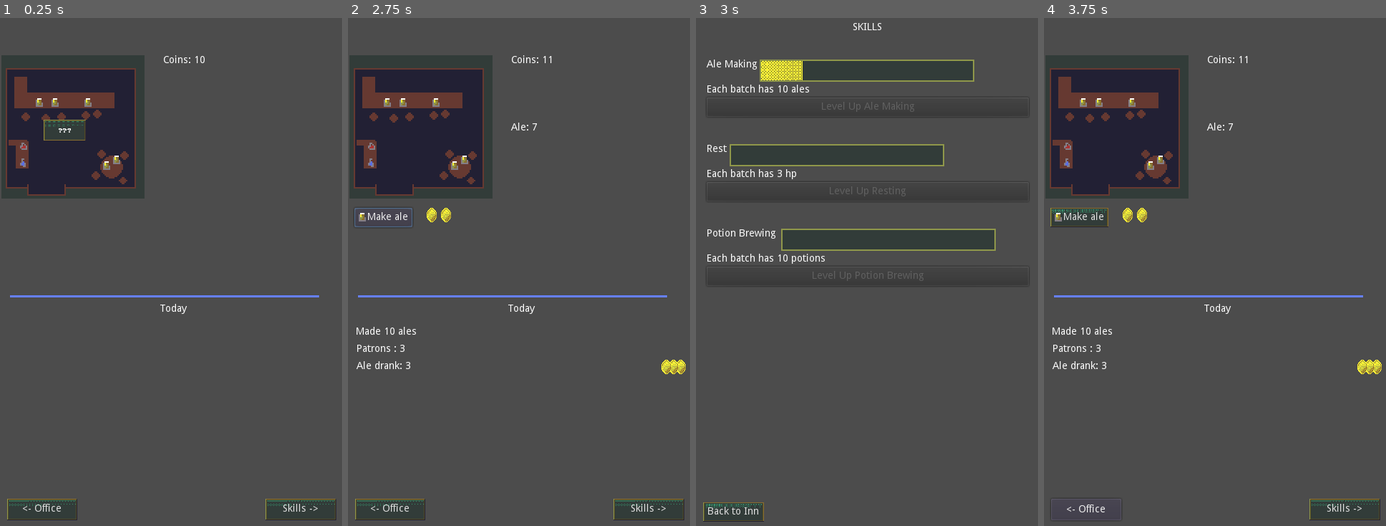
Above: before the commit, frames 1-4 (left to right).
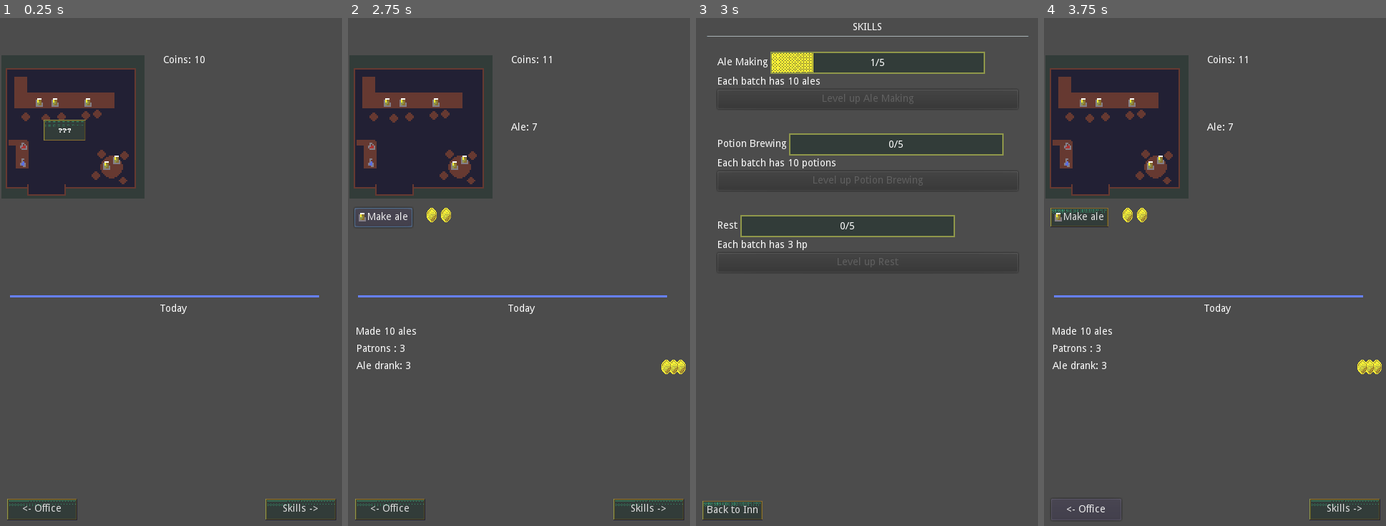
Above: after the commit, the same moments.

Repository: RoxT/InnKeeperUnlimited
Game: Godot game, scene res://Inn.tscn
Same seed, same stepped clock (60 frames per second), same inputs: the game is played once before the commit and once after it.
Inputs (mouse positions are in pixels of both pictures, inside the frame that each line leads up to):
- Up to frame 1 (0.25 s): no input
- Up to frame 2 (2.75 s): click (412, 129) at 0.5 s; click "Next" at 1.25 s; click "Make ale" at 2 s
- Up to frame 3 (3 s): click "Skills ->" at 2.75 s
- Up to frame 4 (3.75 s): click "Back to Inn" at 3.5 s

Frames 1-2 are identical in both runs. In frame 3, 12% of the frame differs, in the area x 1-98%, y 3-100%; in frame 4, nothing differs.

Commit message:
refactored skills into resources

Diff:
--- a/project/Inn.tscn
+++ b/project/Inn.tscn
@@ -87,6 +87,7 @@
 text = "Skills ->"
 
 [node name="ColorRect" type="ColorRect" parent="Inn/buttons/SkillsBtn"]
+visible = false
 margin_left = -18.0
 margin_top = 9.0
 margin_right = -3.0
--- a/project/Skills.tscn
+++ /dev/null
@@ -1,170 +0,0 @@
-[gd_scene load_steps=5 format=2]
-
-[ext_resource path="res://resources/another.tres" type="Theme" id=1]
-[ext_resource path="res://textures/progress_fg.png" type="Texture" id=2]
-[ext_resource path="res://textures/progress_bg.png" type="Texture" id=3]
-[ext_resource path="res://scripts/scenes/Skills.gd" type="Script" id=4]
-
-[node name="Skills" type="Control"]
-anchor_right = 1.0
-anchor_bottom = 1.0
-script = ExtResource( 4 )
-
-[node name="MarginContainer" type="MarginContainer" parent="."]
-anchor_right = 1.0
-anchor_bottom = 1.0
-
-[node name="VBoxContainer" type="VBoxContainer" parent="MarginContainer"]
-margin_left = 15.0
-margin_top = 15.0
-margin_right = 465.0
-margin_bottom = 705.0
-
-[node name="TitleLabel" type="Label" parent="MarginContainer/VBoxContainer"]
-margin_right = 450.0
-margin_bottom = 14.0
-text = "SKILLS"
-align = 1
-
-[node name="MarginContainer3" type="MarginContainer" parent="MarginContainer/VBoxContainer"]
-margin_top = 18.0
-margin_right = 450.0
-margin_bottom = 48.0
-
-[node name="AleContainer" type="VBoxContainer" parent="MarginContainer/VBoxContainer"]
-margin_top = 52.0
-margin_right = 450.0
-margin_bottom = 132.0
-
-[node name="HBoxContainer" type="HBoxContainer" parent="MarginContainer/VBoxContainer/AleContainer"]
-margin_right = 450.0
-margin_bottom = 31.0
-
-[node name="Label" type="Label" parent="MarginContainer/VBoxContainer/AleContainer/HBoxContainer"]
-margin_right = 70.0
-margin_bottom = 31.0
-rect_min_size = Vector2( 0, 31 )
-text = "Ale Making
-"
-valign = 1
-
-[node name="TextureProgress" type="TextureProgress" parent="MarginContainer/VBoxContainer/AleContainer/HBoxContainer"]
-margin_left = 74.0
-margin_right = 374.0
-margin_bottom = 31.0
-theme = ExtResource( 1 )
-value = 50.0
-texture_under = ExtResource( 3 )
-texture_progress = ExtResource( 2 )
-
-[node name="BatchLabel" type="Label" parent="MarginContainer/VBoxContainer/AleContainer"]
-margin_top = 35.0
-margin_right = 450.0
-margin_bottom = 49.0
-text = "Each batch has 10 ales"
-
-[node name="LevelUpAle" type="Button" parent="MarginContainer/VBoxContainer/AleContainer"]
-margin_top = 53.0
-margin_right = 450.0
-margin_bottom = 80.0
-text = "Level Up Ale Making"
-
-[node name="MarginContainer2" type="MarginContainer" parent="MarginContainer/VBoxContainer"]
-margin_top = 136.0
-margin_right = 450.0
-margin_bottom = 166.0
-
-[node name="RestContainer" type="VBoxContainer" parent="MarginContainer/VBoxContainer"]
-margin_top = 170.0
-margin_right = 450.0
-margin_bottom = 250.0
-
-[node name="HBoxContainer" type="HBoxContainer" parent="MarginContainer/VBoxContainer/RestContainer"]
-margin_right = 450.0
-margin_bottom = 31.0
-
-[node name="Label" type="Label" parent="MarginContainer/VBoxContainer/RestContainer/HBoxContainer"]
-margin_right = 28.0
-margin_bottom = 31.0
-rect_min_size = Vector2( 0, 31 )
-text = "Rest
-"
-valign = 1
-
-[node name="TextureProgress" type="TextureProgress" parent="MarginContainer/VBoxContainer/RestContainer/HBoxContainer"]
-margin_left = 32.0
-margin_right = 332.0
-margin_bottom = 31.0
-theme = ExtResource( 1 )
-value = 50.0
-texture_under = ExtResource( 3 )
-texture_progress = ExtResource( 2 )
-
-[node name="BatchLabel" type="Label" parent="MarginContainer/VBoxContainer/RestContainer"]
-margin_top = 35.0
-margin_right = 450.0
-margin_bottom = 49.0
-text = "Each batch has 10 ales"
-
-[node name="LevelUpRest" type="Button" parent="MarginContainer/VBoxContainer/RestContainer"]
-margin_top = 53.0
-margin_right = 450.0
-margin_bottom = 80.0
-text = "Level Up Resting"
-
-[node name="MarginContainer4" type="MarginContainer" parent="MarginContainer/VBoxContainer"]
-margin_top = 254.0
-margin_right = 450.0
-margin_bottom = 284.0
-
-[node name="PotionContainer" type="VBoxContainer" parent="MarginContainer/VBoxContainer"]
-margin_top = 288.0
-margin_right = 450.0
-margin_bottom = 368.0
-
-[node name="HBoxContainer" type="HBoxContainer" parent="MarginContainer/VBoxContainer/PotionContainer"]
-margin_right = 450.0
-margin_bottom = 31.0
-
-[node name="Label" type="Label" parent="MarginContainer/VBoxContainer/PotionContainer/HBoxContainer"]
-margin_right = 100.0
-margin_bottom = 31.0
-rect_min_size = Vector2( 0, 31 )
-text = "Potion Brewing
-"
-valign = 1
-
-[node name="TextureProgress" type="TextureProgress" parent="MarginContainer/VBoxContainer/PotionContainer/HBoxContainer"]
-margin_left = 104.0
-margin_right = 404.0
-margin_bottom = 31.0
-theme = ExtResource( 1 )
-value = 50.0
-texture_under = ExtResource( 3 )
-texture_progress = ExtResource( 2 )
-
-[node name="BatchLabel" type="Label" parent="MarginContainer/VBoxContainer/PotionContainer"]
-margin_top = 35.0
-margin_right = 450.0
-margin_bottom = 49.0
-text = "Each batch has 10 potions"
-
-[node name="LevelUpPotion" type="Button" parent="MarginContainer/VBoxContainer/PotionContainer"]
-margin_top = 53.0
-margin_right = 450.0
-margin_bottom = 80.0
-text = "Level Up Potion Brewing"
-
-[node name="BackToInn" type="Button" parent="."]
-anchor_top = 1.0
-anchor_bottom = 1.0
-margin_left = 10.0
-margin_top = -35.0
-margin_right = 95.0447
-margin_bottom = -10.0
-text = "Back to Inn"
-
-[connection signal="pressed" from="MarginContainer/VBoxContainer/AleContainer/LevelUpAle" to="." method="_on_LevelUpAle_pressed"]
-[connection signal="pressed" from="MarginContainer/VBoxContainer/RestContainer/LevelUpRest" to="." method="_on_LevelUpRest_pressed"]
-[connection signal="pressed" from="MarginContainer/VBoxContainer/PotionContainer/LevelUpPotion" to="." method="_on_LevelUpPotion_pressed"]
-[connection signal="pressed" from="BackToInn" to="." method="_on_BackToInn_pressed"]
--- a/project/project.godot
+++ b/project/project.godot
@@ -7,6 +7,22 @@
 ;   param=value ; assign values to parameters
 
 config_version=4
+
+_global_script_classes=[ {
+"base": "Resource",
+"class": "Skill",
+"language": "GDScript",
+"path": "res://skills/RSkill.gd"
+}, {
+"base": "Resource",
+"class": "SkillSet",
+"language": "GDScript",
+"path": "res://skills/RSkillSet.gd"
+} ]
+_global_script_class_icons={
+"Skill": "",
+"SkillSet": ""
+}
 
 [application]
 
--- a/project/scripts/SceneController.gd
+++ b/project/scripts/SceneController.gd
@@ -2,10 +2,11 @@
 
 onready var inn := $Inn
 onready var dialog:Node =  preload("res://DialogScene.tscn").instance()
-onready var skills := preload("res://Skills.tscn").instance()
+onready var skills := preload("res://skills/UISkills.tscn").instance()
 onready var office := preload("res://Office.tscn").instance()
 
 var active_scene:Node
+var event_queue := [S.events.OPENING]
 
 # Called when the node enters the scene tree for the first time.
 func _ready() -> void:
@@ -17,17 +18,19 @@
 	inn.connect("rested", self, "_on_rested")
 	inn.connect("time_passed", self, "_on_time_passed")
 	inn.connect("no_ale", self, "on_no_ale")
+	inn.connect("event_happened", self, "_on_event_happened")
+	inn.batch = skills.get_batch_sizes()
 
 func _on_made_ale():
-	if skills.ale_making._skill_up():
+	if skills.skill_up(SkillSet.names.ALE):
 		inn.get_node("buttons/SkillsBtn/ColorRect").show()
 
 func _on_made_potions():
-	if skills.potion_brewing._skill_up():
+	if skills.skill_up(SkillSet.names.POTION):
 		inn.get_node("buttons/SkillsBtn/ColorRect").show()
 
 func _on_rested():
-	if skills.resting._skill_up():
+	if skills.skill_up(SkillSet.names.REST):
 		inn.get_node("buttons/SkillsBtn/ColorRect").show()
 
 func _on_time_passed():
@@ -36,10 +39,16 @@
 func on_no_ale():
 	S.ale_penalty = 10
 
+func _on_event_happened(key:int):
+	if !event_queue.has(key):
+		event_queue.push_back(key)
+
 func _on_back_to_inn():
 	remove_child(active_scene)
-	inn.ale_batch = skills.ale_making.level + 10
+	#inn.ale_batch = skills.ale_making.level + 10
 	add_child(inn)
+	inn.batch = skills.get_batch_sizes()
+	inn.set_ready_to_level_up(skills.any_ready())
 
 func _on_SkillsBtn_pressed():
 	remove_child(inn)
@@ -51,16 +60,17 @@
 	active_scene = office
 	add_child(office)
 
-func on_dialog_finished():
+func on_dialog_finished(key:int):
 	remove_child(dialog)
-	S.update_visible()
+	S.update_visible(key)
 	add_child(inn)
 
 func _on_DialogBtn_pressed() -> void:
-	if !S.has_rest && S.has_ale:
+	if event_queue[0] == S.events.REST:
 		inn.hp = 0
 		inn.get_node("buttons/ale").disabled = true
-	inn.get_node("DialogBtn").visible = false
+	if event_queue.size() == 1:
+		inn.get_node("DialogBtn").visible = false
 	remove_child(inn)
 	add_child(dialog)
-	dialog.show_text()
+	dialog.show_text(event_queue.pop_front())
--- a/project/scripts/Stats.gd
+++ b/project/scripts/Stats.gd
@@ -1,7 +1,5 @@
+#Autoloaded Stats
 extends Node
-
-
-var current_event := 0
 
 enum events {
 	OPENING,
@@ -20,6 +18,14 @@
 
 var road_quality := 0
 
+class Batch:
+	var ale :=0
+	var potion :=0
+	var rest := 0
+	func init(ale_n, potion_n, rest_n):
+		ale = ale_n
+		potion = potion_n
+		rest = rest_n
 
 # Called when the node enters the scene tree for the first time.
 func _ready() -> void:
@@ -30,10 +36,10 @@
 #func _process(delta: float) -> void:
 #	pass
 
-func update_visible():
-	match current_event-1:
-		0: has_ale = true
-		1: has_rest = true
-		2: has_slimes = true
-		3: has_potions = true
+func update_visible(key:int):
+	match key:
+		events.OPENING: has_ale = true
+		events.REST: has_rest = true
+		events.REWARDS: has_slimes = true
+		events.POTIONS: has_potions = true
 		var x: print("unknown event number: " + str(x))
--- a/project/scripts/scenes/DialogScene.gd
+++ b/project/scripts/scenes/DialogScene.gd
@@ -19,23 +19,23 @@
 }
 
 var page := 0
-onready var current:int = S.current_event
+var event
 
 onready var default:RichTextLabel = $MarginContainer/VBoxContainer/RichTextLabelDefault
 onready var tiny:RichTextLabel = $MarginContainer/VBoxContainer/RichTextLabelTiny
 onready var labels = [default, tiny]
 
-signal dialog_finished
+signal dialog_finished (key)
 
 # Called when the node enters the scene tree for the first time.
 func _ready() -> void:
 	default.bbcode_enabled = true
 	tiny.bbcode_enabled = true
-	show_text()
 
-func show_text():
+func show_text(event_key:int):
+	event = event_key
 	var label = tiny as RichTextLabel
-	label.bbcode_text = (events[S.current_event][page])
+	label.bbcode_text = (events[event_key][page])
 
 
 func show_debug_text():
@@ -45,9 +45,9 @@
 
 func _on_Next_pressed() -> void:
 	page += 1
-	if page < events[S.current_event].size():
-		show_text()
+	if page < events[event].size():
+		show_text(event)
 	else:
 		page = 0
-		S.current_event += 1
-		emit_signal("dialog_finished")
+		emit_signal("dialog_finished", event)
+		event = null
--- a/project/scripts/scenes/Inn.gd
+++ b/project/scripts/scenes/Inn.gd
@@ -5,10 +5,11 @@
 var slimes := 0
 var potions = 0
 var hp := 0
-var max_hp := 3
 
 var patrons := 3
 var turns := 0
+
+var batch:S.Batch
 
 var rng = RandomNumberGenerator.new()
 var coin:Texture = load("res://textures/coin.png")
@@ -16,17 +17,18 @@
 var slime:Texture = load("res://textures/slime.png")
 onready var made_today := $today/MadeToday
 
+#stats
 var total_ale := 0.0
 var total_slimes := 0.0
 var total_potions := 0.0
 
-var ale_batch := 10
 
 signal made_ale
 signal made_potions
 signal rested
 signal time_passed
 signal no_ale
+signal event_happened (key)
 
 # Called when the node enters the scene tree for the first time.
 func _ready():
@@ -44,8 +46,6 @@
 	$buttons/potion.visible = S.has_potions
 	$stock/potions.visible = S.has_potions
 	$today/Potions.visible = S.has_potions
-	$buttons/SkillsBtn/ColorRect.visible = S.ready_to_level.size() > 0
-
 
 # Called every frame. 'delta' is the elapsed time since the previous frame.
 #func _process(delta):
@@ -88,8 +88,10 @@
 		$stock/ale.text = "Ale: " + str(ale)
 		if !S.has_rest && ale > 30:
 			$DialogBtn.visible = true
-		elif !S.has_slimes && ale > 50:
+			emit_signal("event_happened", S.events.REST)
+		elif !S.has_slimes && ale > 70:
 			$DialogBtn.visible = true
+			emit_signal("event_happened", S.events.REWARDS)
 
 	if S.has_potions:
 		#Random int of potions bought most likely 1/3 number of patrons, min 0
@@ -102,6 +104,7 @@
 		$stock/potions.text = "Potions: " + str(potions)
 		if potions > 30:
 			$DialogBtn.visible = true
+			emit_signal("event_happened", S.events.END)
 
 	if S.has_slimes:
 		#Random int of slimes returned most likely a quarter of the number of patrons, min 0
@@ -116,6 +119,7 @@
 		$stock/slimes.text = "Slimes: " + str(slimes)
 		if !S.has_potions && slimes > 70:
 			$DialogBtn.visible = true
+			emit_signal("event_happened", S.events.POTIONS)
 
 	if S.has_rest:
 		hp -= 1
@@ -144,28 +148,31 @@
 		for i in range(current, amt, -1):
 			node.get_child(i-1).queue_free()
 
+func set_ready_to_level_up(b:bool):
+	$buttons/SkillsBtn/ColorRect.visible = b
+
 func _on_ale_pressed():
 	coins -= 2
-	ale += ale_batch
+	ale += batch.ale
 	emit_signal("made_ale")
-	made_today.text = "Made " + str(ale_batch) + " ales"
+	made_today.text = "Made " + str(batch.ale) + " ales"
 	pass_time()
 
 
 func _on_potion_pressed():
 	coins -= 1
 	slimes -= 2
-	potions += 10
+	potions += batch.potion
 	made_today.text = "Made 10 potions"
 	emit_signal("made_potions")
 	pass_time()
 
 
 func _on_rest_pressed():
-	if hp >= max_hp:
-		hp =max_hp + 2
+	if hp >= batch.rest:
+		hp = batch.rest + 2
 	else:
-		hp = max_hp + 1
+		hp = batch.rest + 1
 	made_today.text = "Rested"
 	emit_signal("rested")
 	pass_time()
--- a/project/scripts/scenes/Skills.gd
+++ /dev/null
@@ -1,75 +0,0 @@
-extends Control
-
-onready var ale_level
-const BATCH := "Each batch has %s "
-
-signal back_to_inn
-
-class Skill:
-	var level := 0
-	var next := 5
-	var ex := 0
-	var batch_size := 10
-	var text := ""
-
-	func _init(plural_name:String, new_batch_size := 10):
-		batch_size = new_batch_size
-		text = BATCH + plural_name
-
-	func _skill_up() -> bool:
-		ex += 1
-		return is_ready()
-
-	func is_ready()->bool:
-		if ex >= next:
-			if S.ready_to_level.find(self) == -1: S.ready_to_level.push_back(self)
-			return true
-		else: return false
-
-	func level_up():
-		level += 1
-		ex = ex - next
-		next += 1
-		if not is_ready(): S.ready_to_level.erase(self)
-
-var ale_making := Skill.new("ales")
-var potion_brewing := Skill.new("potions")
-var resting := Skill.new("hp", 3)
-
-# Called when the node enters the scene tree for the first time.
-func _ready() -> void:
-	refresh()
-
-func _enter_tree() -> void:
-	if $MarginContainer/VBoxContainer/AleContainer == null : return
-	refresh()
-
-func _on_BackToInn_pressed() -> void:
-	emit_signal("back_to_inn")
-
-func refresh():
-	refresh_skill($MarginContainer/VBoxContainer/AleContainer, ale_making)
-	refresh_skill($MarginContainer/VBoxContainer/PotionContainer, potion_brewing)
-	refresh_skill($MarginContainer/VBoxContainer/RestContainer, resting)
-
-func refresh_skill(node:Node, skill:Skill):
-	var btn:Button
-	var texture_progress:TextureProgress = node.get_node("HBoxContainer/TextureProgress")
-	for n in node.get_children():
-		if n is Button: btn = n
-	btn.disabled = !skill.is_ready()
-	texture_progress.max_value = skill.next
-	texture_progress.value = skill.ex
-	node.get_node("BatchLabel").text = skill.text % (skill.level + skill.batch_size)
-
-func _on_LevelUpAle_pressed() -> void:
-	ale_making.level_up()
-	refresh_skill($MarginContainer/VBoxContainer/AleContainer, ale_making)
-
-func _on_LevelUpPotion_pressed() -> void:
-	potion_brewing.level_up()
-	refresh_skill($MarginContainer/VBoxContainer/PotionContainer, potion_brewing)
-
-func _on_LevelUpRest_pressed() -> void:
-	resting.level_up()
-	refresh_skill($MarginContainer/VBoxContainer/RestContainer, resting)
--- /dev/null
+++ b/project/skills/BasicSkillSet.tres
@@ -0,0 +1,10 @@
+[gd_resource type="Resource" load_steps=5 format=2]
+
+[ext_resource path="res://skills/RSkillSet.gd" type="Script" id=1]
+[ext_resource path="res://skills/ale.tres" type="Resource" id=2]
+[ext_resource path="res://skills/potion.tres" type="Resource" id=3]
+[ext_resource path="res://skills/rest.tres" type="Resource" id=4]
+
+[resource]
+script = ExtResource( 1 )
+skills = [ ExtResource( 2 ), ExtResource( 3 ), ExtResource( 4 ) ]
--- /dev/null
+++ b/project/skills/RSkill.gd
@@ -0,0 +1,46 @@
+class_name Skill
+extends Resource
+
+const PROD_SAVE_PATH := "user://skill_%s.tres"
+const BATCH := "Each batch has %s %s"
+
+export var title:String
+export var plural:String
+
+export var level := 1
+export var next := 5
+export var ex := 0
+export var batch_size := 10
+
+
+func skill_up() -> bool:
+	ex += 1
+	return is_ready()
+
+func is_ready()->bool:
+	if ex >= next:
+		if S.ready_to_level.find(self) == -1: S.ready_to_level.push_back(self)
+		return true
+	else: return false
+
+func level_up():
+	level += 1
+	ex = ex - next
+	next += 1
+	batch_size += 1
+	if not is_ready(): S.ready_to_level.erase(self)
+
+
+
+
+
+func get_filepath()->String:
+	return PROD_SAVE_PATH % title.replace(" ", "_")
+
+func write_skill() -> void:
+	ResourceSaver.save(get_filepath(), self)
+
+func load_skill() -> Resource:
+	if ResourceLoader.exists(get_filepath()):
+		return load(get_filepath())
+	return null
--- /dev/null
+++ b/project/skills/RSkillSet.gd
@@ -0,0 +1,34 @@
+class_name SkillSet
+extends Resource
+
+enum names {
+	ALE,
+	POTION,
+	REST
+}
+
+export (Array, Resource) var skills setget set_skills, get_all
+
+func set_skills(value:Array):
+	for i in value:
+		assert(i is Skill)
+	skills = value
+
+func get_all()->Array:
+	return skills
+
+func any_ready()->bool:
+	for s in skills:
+		if s.is_ready():
+			return true
+	return false
+
+func skill_up(i: int)->bool:
+	return skills[i].skill_up()
+
+func get_batch_sizes()->S.Batch:
+	var batch := S.Batch.new()
+	batch.ale = skills[0].batch_size
+	batch.potion = skills[1].batch_size
+	batch.rest = skills[2].batch_size
+	return batch
--- /dev/null
+++ b/project/skills/UISkill.gd
@@ -0,0 +1,45 @@
+extends Control
+
+const Skill := preload("res://skills/RSkill.gd")
+export var skill_r:Resource setget set_skill
+var skill:Skill
+
+onready var title_label := $VBox/HBox/TitleLabel
+onready var batch_label := $VBox/BatchLabel
+onready var progress := $VBox/HBox/TextureProgress
+onready var level_up_btn := $VBox/LevelUpBtn
+
+# Called when the node enters the scene tree for the first time.
+func _ready() -> void:
+	assert(skill_r != null)
+	skill = skill_r
+	level_up_btn.connect("pressed", self, "_on_level_up_btn_pressed")
+	update()
+
+func _enter_tree() -> void:
+	update()
+
+func update():
+	if !skill:
+		return
+	title_label.text = skill.title
+	batch_label.text = skill.BATCH % [skill.batch_size, skill.plural]
+	var ex = skill.ex
+	var next = skill.next
+	progress.value = ex
+	progress.max_value = next
+	progress.get_node("Label").text = str(ex) + "/" + str(next)
+	progress.get_node("Label").modulate = Color.white if ex*2 < next else Color.black
+	level_up_btn.text = "Level up " + skill.title
+	level_up_btn.disabled = !skill.is_ready()
+
+func set_skill(value:Resource):
+	assert(value is Skill)
+	skill_r = value
+	if skill:
+		skill = value
+		update()
+
+func _on_level_up_btn_pressed():
+	skill.level_up()
+	update()
--- /dev/null
+++ b/project/skills/UISkill.tscn
@@ -0,0 +1,65 @@
+[gd_scene load_steps=6 format=2]
+
+[ext_resource path="res://textures/progress_fg.png" type="Texture" id=1]
+[ext_resource path="res://textures/progress_bg.png" type="Texture" id=2]
+[ext_resource path="res://resources/another.tres" type="Theme" id=3]
+[ext_resource path="res://skills/UISkill.gd" type="Script" id=4]
+[ext_resource path="res://skills/ale.tres" type="Resource" id=5]
+
+[node name="Skill" type="MarginContainer"]
+anchor_right = 1.0
+anchor_bottom = 1.0
+script = ExtResource( 4 )
+skill_r = ExtResource( 5 )
+
+[node name="VBox" type="VBoxContainer" parent="."]
+margin_left = 15.0
+margin_top = 15.0
+margin_right = 465.0
+margin_bottom = 705.0
+
+[node name="HBox" type="HBoxContainer" parent="VBox"]
+margin_right = 450.0
+margin_bottom = 31.0
+
+[node name="TitleLabel" type="Label" parent="VBox/HBox"]
+margin_right = 28.0
+margin_bottom = 31.0
+rect_min_size = Vector2( 0, 31 )
+text = "Title"
+valign = 1
+
+[node name="TextureProgress" type="TextureProgress" parent="VBox/HBox"]
+margin_left = 32.0
+margin_right = 332.0
+margin_bottom = 31.0
+theme = ExtResource( 3 )
+max_value = 10.0
+value = 10.0
+texture_under = ExtResource( 2 )
+texture_progress = ExtResource( 1 )
+
+[node name="Label" type="Label" parent="VBox/HBox/TextureProgress"]
+modulate = Color( 0, 0, 0, 1 )
+anchor_left = 0.5
+anchor_top = 0.5
+anchor_right = 0.5
+anchor_bottom = 0.5
+margin_left = -20.0
+margin_top = -7.0
+margin_right = 20.0
+margin_bottom = 7.0
+text = "0/10"
+align = 1
+
+[node name="BatchLabel" type="Label" parent="VBox"]
+margin_top = 35.0
+margin_right = 450.0
+margin_bottom = 49.0
+text = "Each batch has # plurals"
+
+[node name="LevelUpBtn" type="Button" parent="VBox"]
+margin_top = 53.0
+margin_right = 450.0
+margin_bottom = 80.0
+text = "Level up Title"
--- /dev/null
+++ b/project/skills/UISkills.tscn
@@ -0,0 +1,46 @@
+[gd_scene load_steps=3 format=2]
+
+[ext_resource path="res://skills/UiSkills.gd" type="Script" id=1]
+[ext_resource path="res://skills/BasicSkillSet.tres" type="Resource" id=4]
+
+[node name="UiSkills" type="Control"]
+anchor_right = 1.0
+anchor_bottom = 1.0
+script = ExtResource( 1 )
+skills_r = ExtResource( 4 )
+
+[node name="Margin" type="MarginContainer" parent="."]
+anchor_right = 1.0
+anchor_bottom = 1.0
+
+[node name="VBox" type="VBoxContainer" parent="Margin"]
+margin_left = 15.0
+margin_top = 15.0
+margin_right = 465.0
+margin_bottom = 705.0
+
+[node name="Label" type="Label" parent="Margin/VBox"]
+margin_right = 450.0
+margin_bottom = 14.0
+text = "SKILLS"
+align = 1
+
+[node name="HSeparator" type="HSeparator" parent="Margin/VBox"]
+margin_top = 18.0
+margin_right = 450.0
+margin_bottom = 22.0
+grow_horizontal = 0
+
+[node name="Skills" type="VBoxContainer" parent="Margin/VBox"]
+margin_top = 26.0
+margin_right = 450.0
+margin_bottom = 26.0
+
+[node name="BackToInn" type="Button" parent="."]
+margin_left = 9.0
+margin_top = 683.0
+margin_right = 93.0447
+margin_bottom = 710.0
+text = "Back to Inn"
+
+[connection signal="pressed" from="BackToInn" to="." method="_on_BackToInn_pressed"]
--- /dev/null
+++ b/project/skills/UiSkills.gd
@@ -0,0 +1,33 @@
+extends Control
+
+onready var UISkill := preload("res://skills/UISkill.tscn")
+onready var RSkillSet := preload("res://skills/RSkillSet.gd")
+onready var RSkill := preload("res://skills/RSkill.gd")
+onready var ui_skills := $Margin/VBox/Skills
+
+export var skills_r:Resource setget set_skills
+var skills:SkillSet
+
+signal back_to_inn
+# Called when the node enters the scene tree for the first time.
+func _ready() -> void:
+	for s in skills.get_all():
+		var ui_skill := UISkill.instance()
+		ui_skill.skill_r = s
+		ui_skills.add_child(ui_skill)
+
+func set_skills(value:Resource):
+	assert(value is SkillSet)
+	skills = value
+
+func _on_BackToInn_pressed() -> void:
+	emit_signal("back_to_inn")
+
+func any_ready()->bool:
+	return skills.any_ready()
+
+func skill_up(skill_name:int)->bool:
+	return skills.skill_up(skill_name)
+
+func get_batch_sizes()->S.Batch:
+	return skills.get_batch_sizes()
--- /dev/null
+++ b/project/skills/ale.tres
@@ -0,0 +1,12 @@
+[gd_resource type="Resource" load_steps=2 format=2]
+
+[ext_resource path="res://skills/RSkill.gd" type="Script" id=1]
+
+[resource]
+script = ExtResource( 1 )
+title = "Ale Making"
+plural = "ales"
+level = 1
+next = 5
+ex = 0
+batch_size = 10
--- /dev/null
+++ b/project/skills/potion.tres
@@ -0,0 +1,12 @@
+[gd_resource type="Resource" load_steps=2 format=2]
+
+[ext_resource path="res://skills/RSkill.gd" type="Script" id=1]
+
+[resource]
+script = ExtResource( 1 )
+title = "Potion Brewing"
+plural = "potions"
+level = 1
+next = 5
+ex = 0
+batch_size = 10
--- /dev/null
+++ b/project/skills/rest.tres
@@ -0,0 +1,12 @@
+[gd_resource type="Resource" load_steps=2 format=2]
+
+[ext_resource path="res://skills/RSkill.gd" type="Script" id=1]
+
+[resource]
+script = ExtResource( 1 )
+title = "Rest"
+plural = "hp"
+level = 1
+next = 5
+ex = 0
+batch_size = 3
Not shown, changed: index.pck
